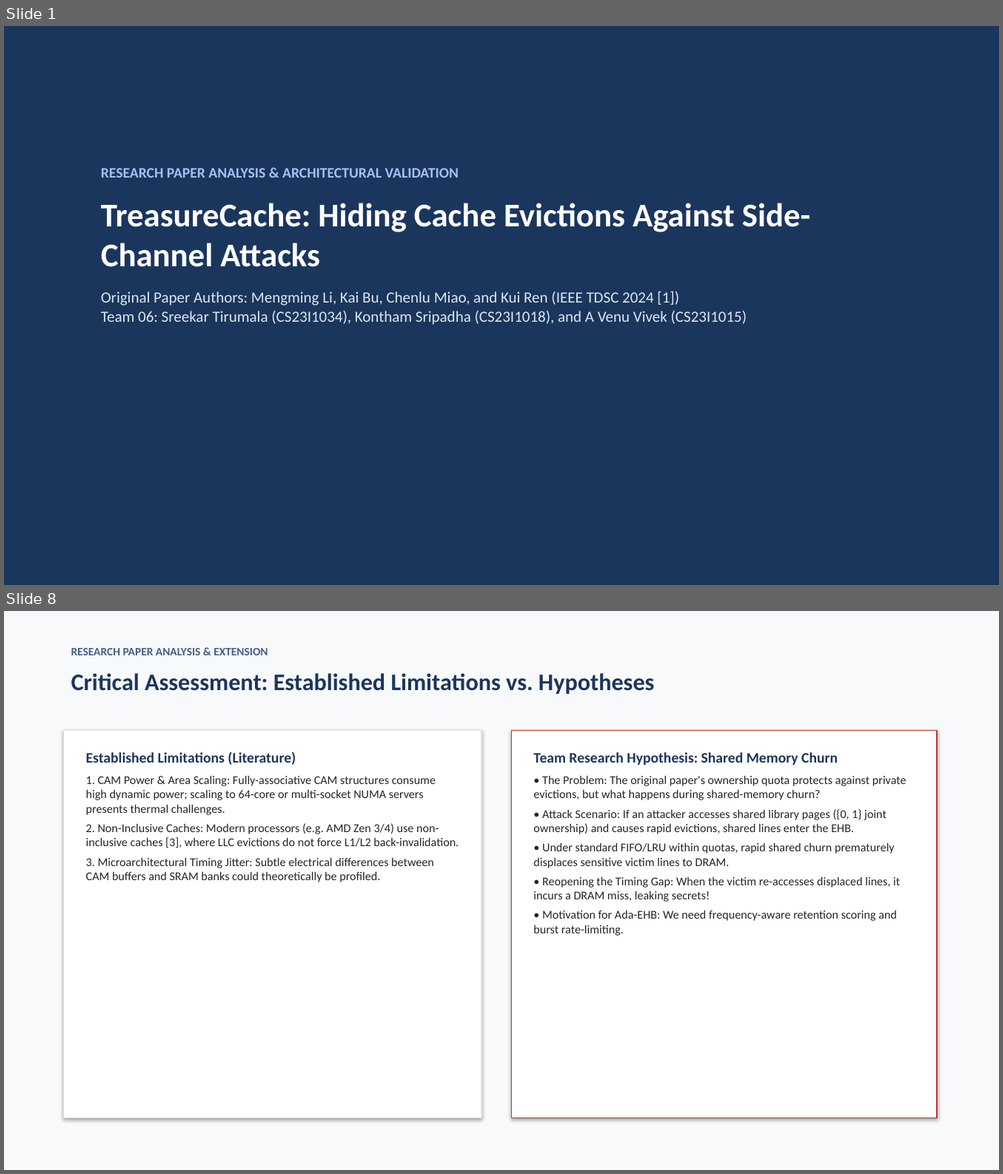
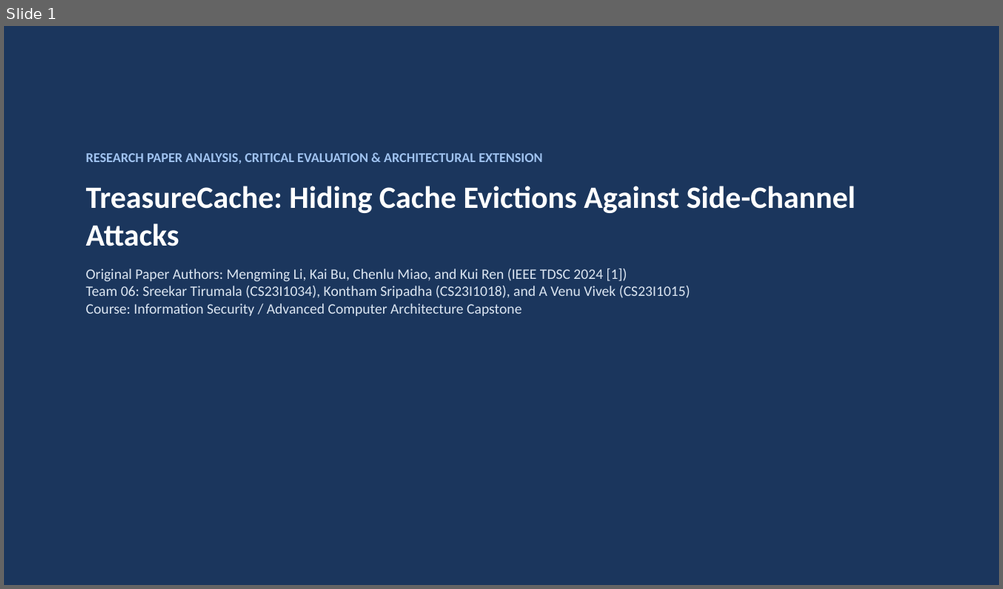
Before and after one commit to Sripadh16/IS-project, a slide deck: TreasureCache_Presentation.pptx. Shown one above the other, each under a label of ours: slides 1 and 8 before the commit, slide 1 after it; the slides between them are not shown. The pictures are 1003x1174 and 1003x589 pixels, drawn with LibreOffice and Linux fonts; fonts in the diff are those of the drawing. Boxes give left, top, right and bottom in pixels: in the first picture for what was removed or moved away, otherwise in the second. Text is boxed around its words. In the diff, an @@ line names an element or a change of style, - is before the commit and + after.

Commit message:
Complete course review package: Master Technical Report (.docx & .pdf), 20-slide professional deck (.pptx & .pdf), 5 publication figures, Ada-EHB+ engine, RTL and formal verification

```diff
--- a/TreasureCache_Presentation.pptx
+++ b/TreasureCache_Presentation.pptx
@@ slide 8 removed at [4, 611, 999, 1170], background #F8F9FA @@
@@ text removed at [71, 648, 267, 655] @@
-RESEARCH PAPER ANALYSIS & EXTENSION
@@ text removed at [71, 673, 654, 694] @@
-Critical Assessment: Established Limitations vs. Hypotheses
@@ rectangle removed at [64, 730, 481, 1119] @@
@@ rectangle removed at [512, 730, 936, 1119] @@
@@ text removed at [86, 752, 458, 883] @@
-Established Limitations (Literature)
-1. CAM Power & Area Scaling: Fully-associative CAM structures consume high dynamic power; scaling to 64-core or multi-socket NUMA servers presents thermal challenges.
-2. Non-Inclusive Caches: Modern processors (e.g. AMD Zen 3/4) use non-inclusive caches [3], where LLC evictions do not force L1/L2 back-invalidation.
-3. Microarchitectural Timing Jitter: Subtle electrical differences between CAM buffers and SRAM banks could theoretically be profiled.
@@ text removed at [533, 752, 906, 936] @@
-Team Research Hypothesis: Shared Memory Churn
-• The Problem: The original paper's ownership quota protects against private evictions, but what happens during shared-memory churn?
-• Attack Scenario: If an attacker accesses shared library pages ({0, 1} joint ownership) and causes rapid evictions, shared lines enter the EHB.
-• Under standard FIFO/LRU within quotas, rapid shared churn prematurely displaces sensitive victim lines to DRAM.
-• Reopening the Timing Gap: When the victim re-accesses displaced lines, it incurs a DRAM miss, leaking secrets!
-• Motivation for Ada-EHB: We need frequency-aware retention scoring and burst rate-limiting.
@@ slide 1 changed as well @@
@@ text "RESEARCH PAPER ANALYSIS, CRITICAL EVALUATION ...": place and size @@
-text "RESEARCH PAPER ANALYSIS, CRITICAL EVALUATION ..." at [101, 168, 810, 325]
+text "RESEARCH PAPER ANALYSIS, CRITICAL EVALUATION ..." at [86, 153, 855, 316]
@@ text at [86, 153, 542, 164]: text changed; size 14 to 13 pt @@
-RESEARCH PAPER ANALYSIS & ARCHITECTURAL VALIDATION
+RESEARCH PAPER ANALYSIS, CRITICAL EVALUATION & ARCHITECTURAL EXTENSION
@@ text at [86, 186, 855, 247]: size 32 to 30 pt in "TreasureCache: Hiding Cache Evictions Against Side-Channel A ..."; less space between paragraphs @@
@@ text at [86, 269, 690, 316]: text changed; size 15 to 14 pt @@
-Original Paper Authors: Mengming Li, Kai Bu, Chenlu Miao, and Kui Ren (IEEE TDSC 2024 [1])
-Team 06: Sreekar Tirumala (CS23I1034), Kontham Sripadha (CS23I1018), and A Venu Vivek (CS23I1015)
+Original Paper Authors: Mengming Li, Kai Bu, Chenlu Miao, and Kui Ren (IEEE TDSC 2024 [1])
+Team 06: Sreekar Tirumala (CS23I1034), Kontham Sripadha (CS23I1018), and A Venu Vivek (CS23I1015)
+Course: Information Security / Advanced Computer Architecture Capstone
```
Also in this commit, not shown: 3 other slides changed, 16 slides added, 10 other slides removed, 12 other files.
